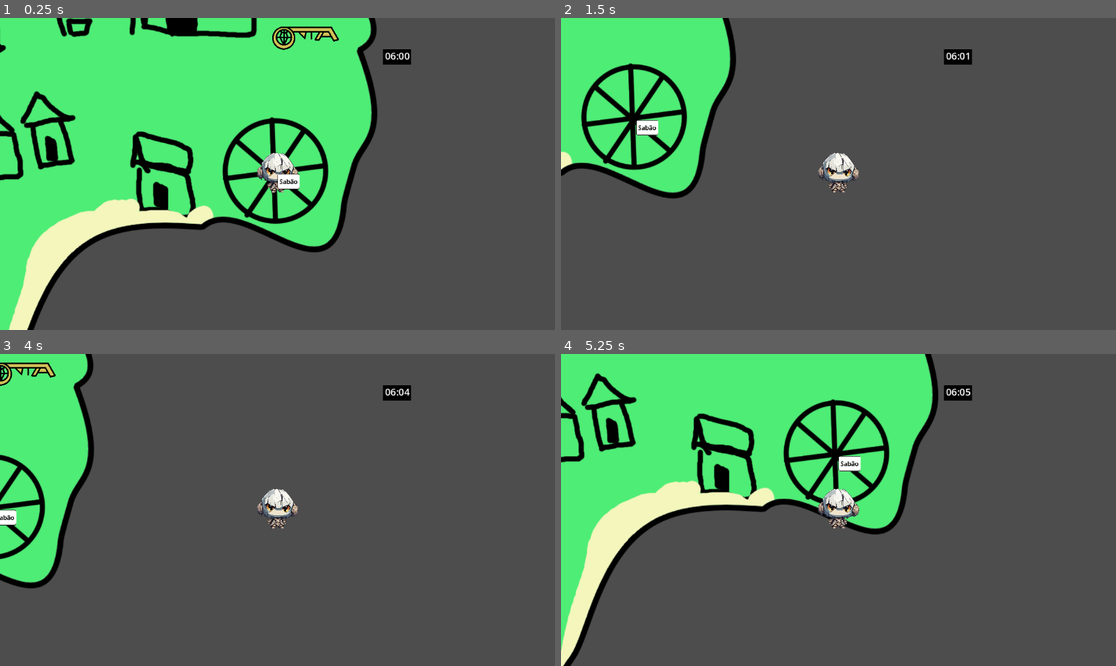
Above: before the commit, frames 1-4 (two rows, left to right).
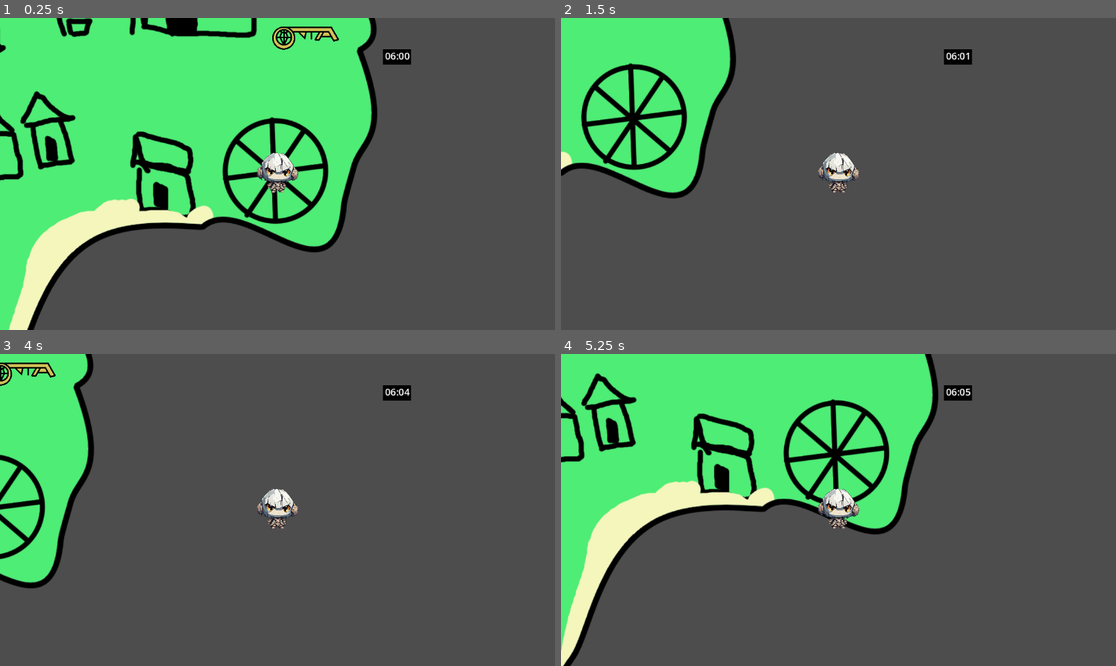
Above: after the commit, the same moments.

Repository: Hollow-Head/Sky-Island-Game
Game: Godot game, scene res://Scenes/Main.tscn
The game is run twice, just before and just after one commit, with the same random seed, the same clock (stepped at 60 frames per second) and the same inputs.
Inputs (mouse positions are in pixels of both pictures, inside the frame that each line leads up to):
- Up to frame 1 (0.25 s): no input
- Up to frame 2 (1.5 s): tap Enter at 0.5 s; move the mouse to (1005, 77) at 0.52 s; press the mouse at (1005, 77) at 0.53 s; hold Right (Right) 0.53-1.28 s; move the mouse to (727, 189) at 1.27 s; release the mouse at (727, 189) at 1.28 s; hold Down (Down) from 1.28 s (still down); tap E (Interact) at 1.35 s
- Up to frame 3 (4 s): move the mouse to (333, 441) at 2.02 s; release Down (Down) at 2.03 s; press the mouse at (333, 441) at 2.03 s; hold Right (Right) 2.03-2.78 s; move the mouse to (249, 572) at 2.77 s; release the mouse at (249, 572) at 2.78 s; hold Up (Up) 2.78-3.53 s; tap E (Interact) at 2.85 s; tap Space at 3.5 s; move the mouse to (444, 556) at 3.52 s; press the mouse at (444, 556) at 3.53 s; hold Left (Left) from 3.53 s (still down)
- Up to frame 4 (5.25 s): move the mouse to (672, 463) at 4.27 s; release the mouse at (672, 463) at 4.28 s; tap E (Interact) at 4.35 s; move the mouse to (866, 510) at 5.02 s; release Left (Left) at 5.03 s; press the mouse at (866, 510) at 5.03 s; hold Down (Down) from 5.03 s (still down)

The runs differ from the first frame. In frame 1, 0.2% of the frame differs, in the area x 49-55%, y 49-56%; in frame 2, 0.2%; in frame 3, 0.1%; in frame 4, 0.2%.

Commit message:
Deleted nothing
All your imagination

Diff:
--- a/Scenes/Main.tscn
+++ b/Scenes/Main.tscn
@@ -9,7 +9,6 @@
 [ext_resource type="Texture2D" uid="uid://cll6tby4fm5ha" path="res://Sprites/Island_1.png" id="6_47hey"]
 [ext_resource type="Texture2D" uid="uid://pr6k62aa4j0r" path="res://Sprites/letterE.png" id="7_24c4v"]
 [ext_resource type="Texture2D" uid="uid://dgcruho3n0jms" path="res://Sprites/Key.png" id="7_f7h40"]
-[ext_resource type="PackedScene" uid="uid://cgwuib6ituju7" path="res://Scenes/TextBox.tscn" id="10_540bd"]
 
 [sub_resource type="CircleShape2D" id="CircleShape2D_mobc3"]
 radius = 109.693
@@ -59,8 +58,6 @@
 
 [node name="Player" parent="." instance=ExtResource("1_8bx5u")]
 
-[node name="TextBox" parent="." instance=ExtResource("10_540bd")]
-
 [connection signal="timeout" from="Game Time" to="Game Time" method="_on_timeout"]
 
 [editable path="Rotate Island Experimental"]
Not shown: 1 places in Scenes/Main.tscn that only renumber resources
